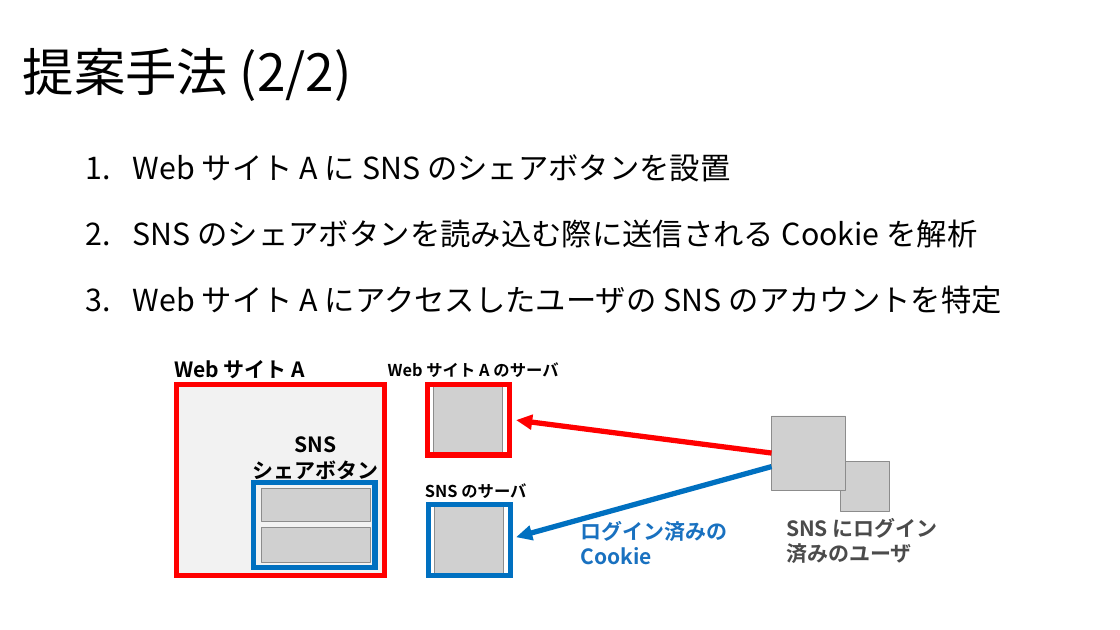
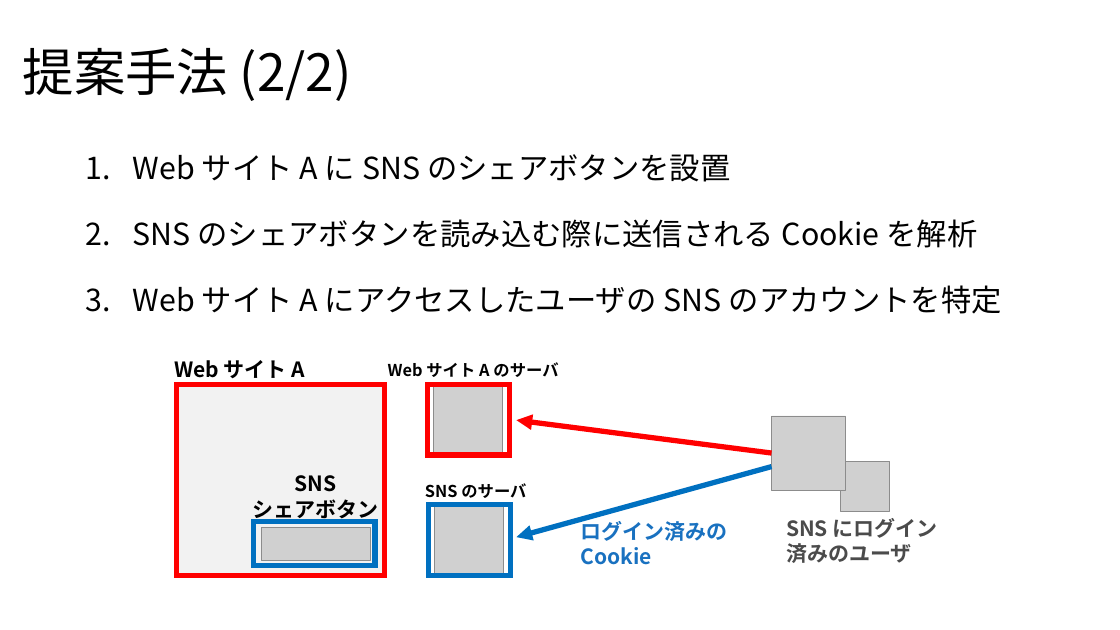
Before and after one commit to noraworld/graduation-thesis, a slide deck: slide 6 of presentation_slides.pptx. Drawn at 1120x630 pixels with LibreOffice and Linux fonts; fonts in the diff are those of the drawing; grey boxes stand for pictures. Boxes give left, top, right and bottom in pixels: in the first picture for what was removed or moved away, otherwise in the second. Text is boxed around its words. In the diff, an @@ line names an element or a change of style, - is before the commit and + after.

Commit message:
SNS のシェアボタンの図から Facebook を削除

```diff
--- a/presentation_slides.pptx
+++ b/presentation_slides.pptx
@@ text "SNS": place and size @@
-text "SNS" at (253, 436, 379, 483)
+text "SNS" at (253, 475, 379, 522)
@@ rectangle: place and size @@
-rectangle at (254, 482, 376, 567)
+rectangle at (254, 522, 376, 566)
@@ picture: place and size @@
-picture at (261, 488, 371, 521)
+picture at (261, 528, 371, 560)
@@ picture removed at (262, 528, 371, 562) @@
```
Also in this commit, not shown: 1 other slide changed.
